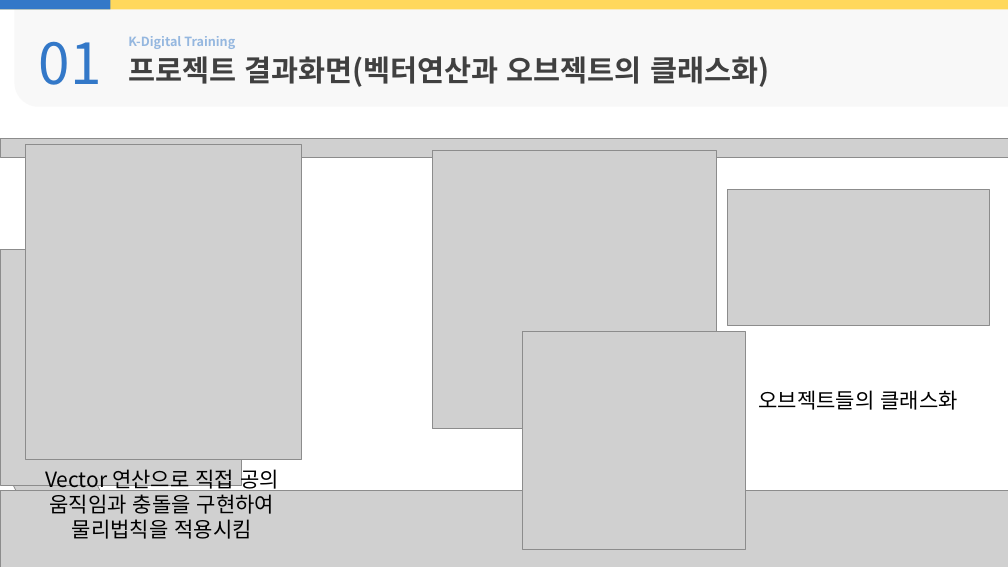
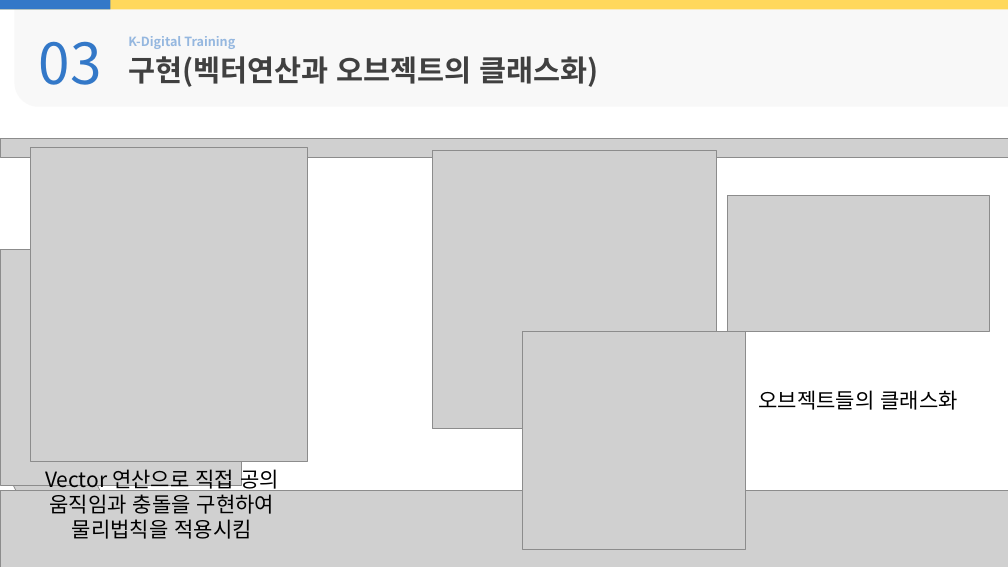
Before and after one commit to rudIsland/KDT_Project_1, a slide deck: slide 5 of 보고서/PPT/결과보고서_6조(벽돌깨기게임).pptx (slide 9 before the commit). Drawn at 1008x567 pixels with LibreOffice and Linux fonts; fonts in the diff are those of the drawing; grey boxes stand for pictures; background and template pictures are left out. Boxes give left, top, right and bottom in pixels: in the first picture for what was removed or moved away, otherwise in the second. Text is boxed around its words. In the diff, an @@ line names an element or a change of style, - is before the commit and + after.

Commit message:
ppt 수정 1. 클래스화 부분이 4번 게임 결과 쪽에 맞지 않는 것 같아서 3번 목차로 옮기고 수정했습니다. 2. 전체 동작 과정을 먼저 제시하고 세부적으로 시나리오를 들어가는게 좋을 것같아서 추가해봤습니다..이상하면 지워주세요

```diff
--- a/보고서/PPT/결과보고서_6조(벽돌깨기게임).pptx
+++ b/보고서/PPT/결과보고서_6조(벽돌깨기게임).pptx
@@ text at (39, 41, 102, 85): text changed @@
-01
+03
@@ text at (128, 56, 599, 87): text changed @@
-프로젝트 결과화면(벡터연산과 오브젝트의 클래스화)
+구현(벡터연산과 오브젝트의 클래스화)
@@ picture: place and size @@
-picture at (25, 144, 301, 459)
+picture at (31, 147, 307, 462)
@@ picture: place and size @@
-picture at (727, 190, 990, 325)
+picture at (727, 196, 990, 331)
```
Also in this commit, not shown: 8 other slides changed, 1 slide added, 1 slide removed.
